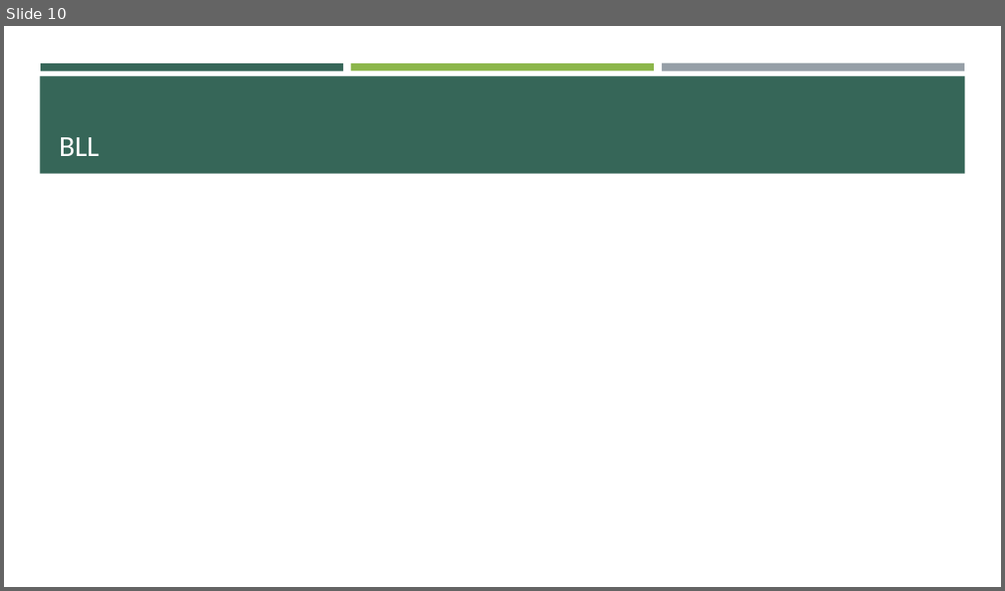
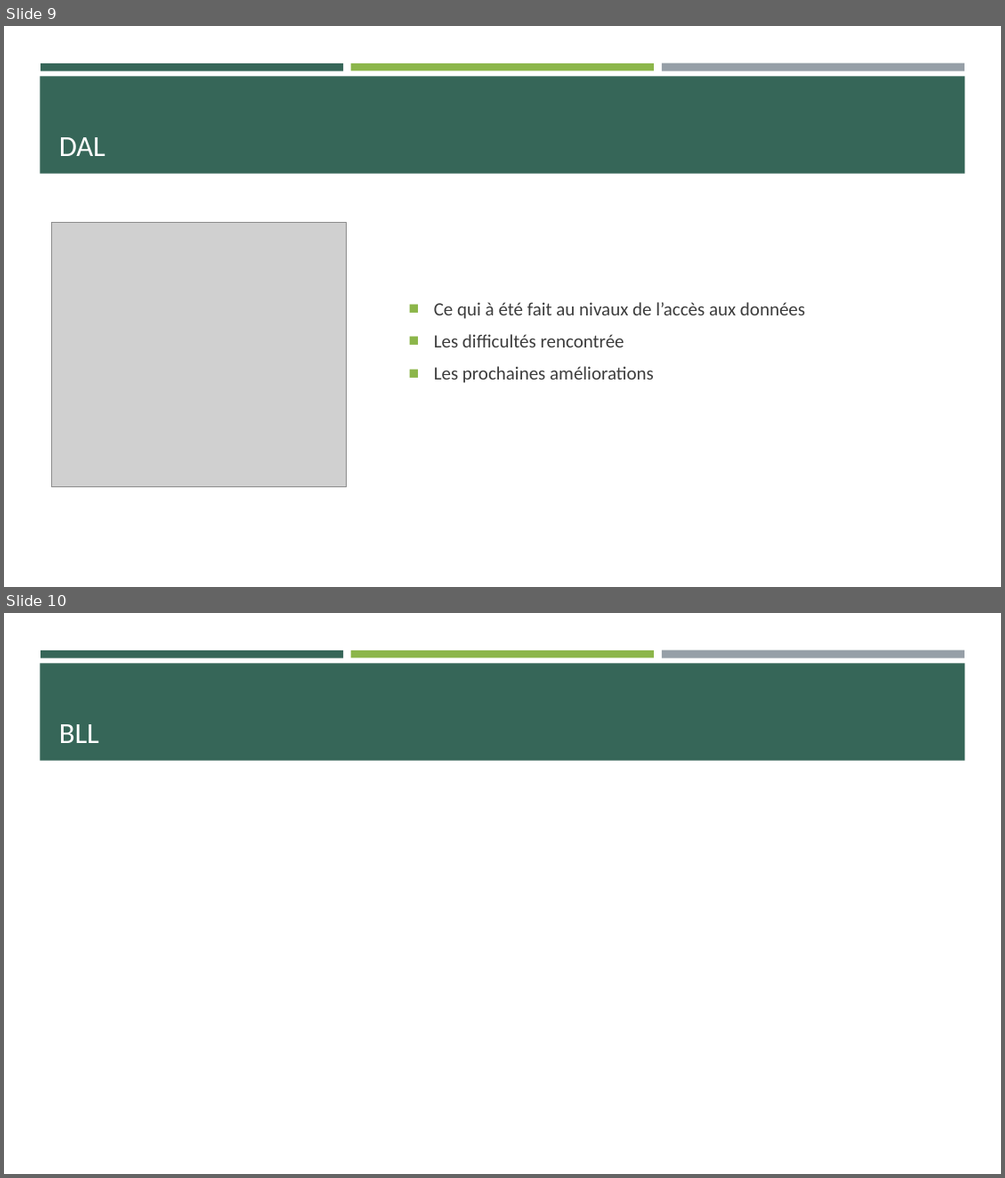
Before and after one commit to Angorance/HEIGVD_MoneyThoring, a slide deck: MoneyThoring.pptx. Shown one above the other, each under a label of ours: slide 10 before the commit, slides 9 and 10 after it. The pictures are 1005x591 and 1005x1178 pixels, drawn with LibreOffice and Linux fonts; fonts in the diff are those of the drawing; grey boxes stand for pictures. Boxes give left, top, right and bottom in pixels: in the first picture for what was removed or moved away, otherwise in the second. Text is boxed around its words. In the diff, an @@ line names an element or a change of style, - is before the commit and + after.

Commit message:
pptx

```diff
--- a/MoneyThoring.pptx
+++ b/MoneyThoring.pptx
@@ slide 9 added at (4,26,1001,587), background #FFFFFF; not listed: 4 template elements that a slide beside it also shows @@
@@ title added at (59,137,105,156), 28 pt, text #FFFFFF @@
+DAL
@@ picture added at (52,223,347,487) @@
@@ text added at (434,302,805,383), 18 pt, text #3D3D3D @@
+■ Ce qui à été fait au nivaux de l’accès aux données
+■ Les difficultés rencontrée
+■ Les prochaines améliorations
```
Also in this commit, not shown: 1 slide removed, 7 other files.
